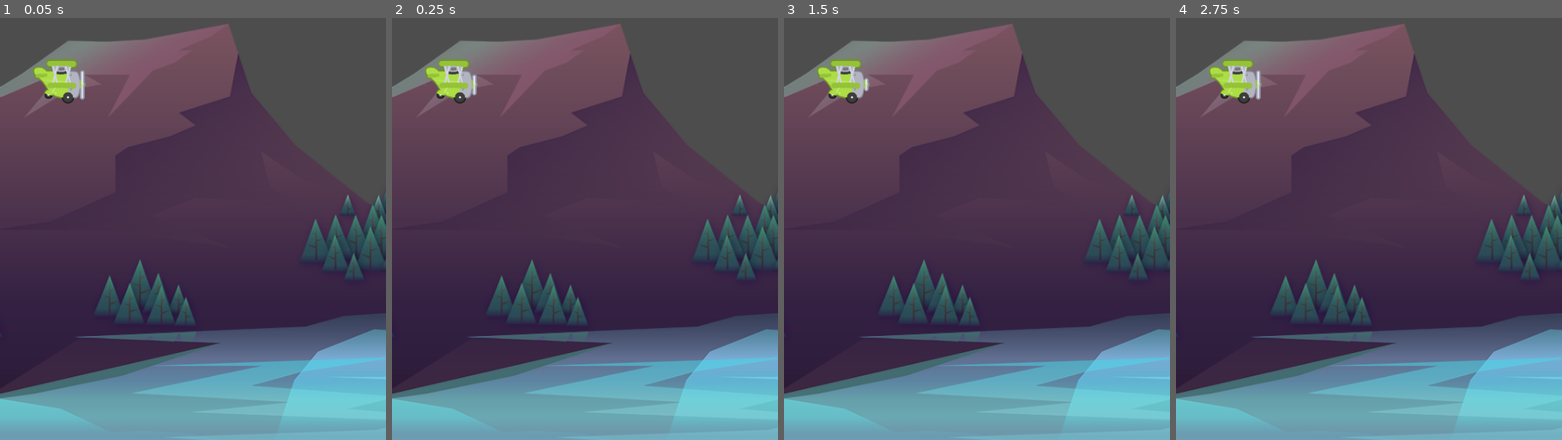
Above: before the commit, frames 1-4 (left to right).
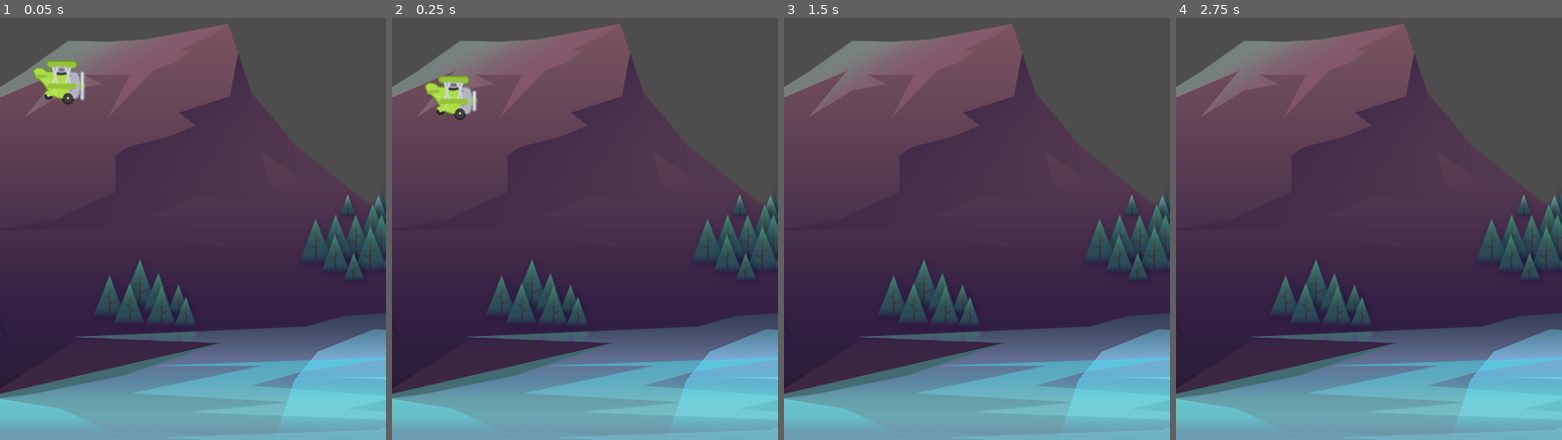
Above: after the commit, the same moments.

Repository: JaseBird/my-2d-game-dev-course
Game: Godot game, scene res://scenes/game/game.tscn
Same seed, same stepped clock (60 frames per second), same inputs: the game is played once before the commit and once after it.
Inputs:
- Up to frame 1 (0.05 s): no input
- Up to frame 2 (0.25 s): no input
- Up to frame 3 (1.5 s): no input
- Up to frame 4 (2.75 s): no input

The runs differ from the first frame. In frame 1, 0.3% of the frame differs, in the area x 8-22%, y 9-21%; in frame 2, 1.4%, in the area x 8-23%, y 9-25%; in frame 3, 0.9%; in frame 4, 1.0%.

Commit message:
feat: add plane collision shape and failing physics

Diff:
--- /dev/null
+++ b/scenes/plane/plane.gd
@@ -0,0 +1,12 @@
+extends CharacterBody2D
+
+const GRAVITY: float = 600.0
+
+# Called when the node enters the scene tree for the first time.
+func _ready() -> void:
+	pass # Replace with function body.
+
+
+func _physics_process(delta: float) -> void:
+	velocity.y += GRAVITY * delta
+	move_and_slide()
--- a/scenes/plane/plane.tscn
+++ b/scenes/plane/plane.tscn
@@ -1,6 +1,7 @@
-[gd_scene load_steps=6 format=3 uid="uid://d0igs30lu24ku"]
+[gd_scene load_steps=8 format=3 uid="uid://d0igs30lu24ku"]
 
 [ext_resource type="Texture2D" uid="uid://cee24hsyfbfix" path="res://assets/plane/planes_sheet.png" id="1_7ndft"]
+[ext_resource type="Script" path="res://scenes/plane/plane.gd" id="1_sqwi5"]
 
 [sub_resource type="AtlasTexture" id="AtlasTexture_l4wan"]
 atlas = ExtResource("1_7ndft")
@@ -31,7 +32,11 @@
 "speed": 8.0
 }]
 
+[sub_resource type="CircleShape2D" id="CircleShape2D_7dlor"]
+radius = 22.0
+
 [node name="Plane" type="CharacterBody2D"]
+script = ExtResource("1_sqwi5")
 
 [node name="AnimatedSprite2D" type="AnimatedSprite2D" parent="."]
 scale = Vector2(0.75, 0.75)
@@ -40,3 +45,7 @@
 autoplay = "fly"
 frame = 2
 frame_progress = 0.752757
+
+[node name="CollisionShape2D" type="CollisionShape2D" parent="."]
+position = Vector2(5, -1)
+shape = SubResource("CircleShape2D_7dlor")
